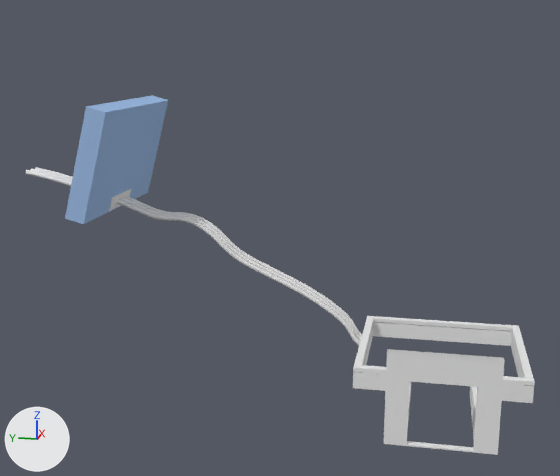
Renders of the Blender file Assets/models/cave/room02/room02h.blend from each side of a commit.
Rendered twice from a camera (50 mm lens) standing at (-276.8, -168.3, -18.4) and looking at (-203.3, -153.6, -36.8). The axes (+X, +Y, +Z) are drawn at lower left. The lights are the same throughout.

The first picture shows 'glass_wall', 'half_wall.000', 'half_wall.001', 'miner_wire.000', 'miner_wire.001', 'miner_wire.002', 'taurus_frame'.
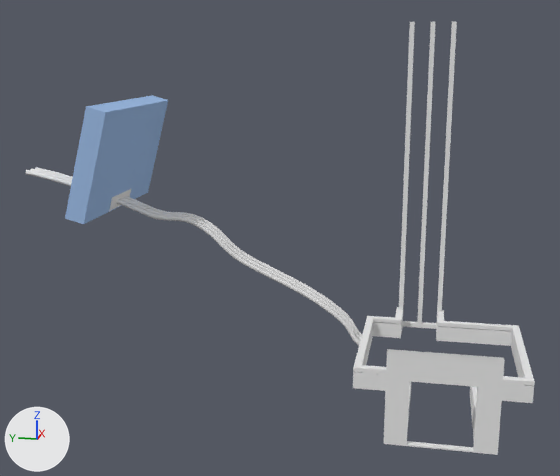
Edits to the scene script, one JSON object a line:
```json
{"op": "add", "block": "mat_astrology_door_frame_004", "code": ["mat_astrology_door_frame_004 = diffuse_material('astrology_door_frame.004')", "mat_astrology_door_frame_004.base_color = (0.8, 0.8, 0.8)  # white #e7e7e7"]}
{"block": "me_cube_001", "where": "# used by ob_half_wall_001; location = (-199.39, -170.03, -47.87); rotation_euler = (0.0, 0.0, 1.571), in degrees (0, 0, 90)"}
{"op": "remove", "block": "me_cube_001", "code": "me_cube_001.from_pydata(...)  # 303 vertices, 226 faces; spans x -7.5..7.7, y -7.6..7.6, z -2.7..-0.5"}
{"op": "add", "block": "me_cube_001", "code": "me_cube_001.from_pydata(...)  # 368 vertices, 244 faces, 7 loose edges; spans x -9.4..7.7, y -8.9..7.6, z -2.7..9.0"}
{"block": "me_cube_001", "change": "me_cube_001 part 1"}
{"block": "me_cube_001", "change": "20 vertices are removed from x -7.4..7.6, y -7.6..-6.8, z -2.7..-0.5"}
{"block": "me_cube_001", "change": "31 faces are deleted"}
{"block": "me_cube_001", "change": "2 vertices move from x 2.7..6.1, y -6.9, z -2.7 to x 4.5..4.7, y -6.8, z -2.7"}
{"block": "me_cube_001", "change": "52 vertices are added at x -7.5..7.7, y -7.6..6.9, z -2.7..-0.5"}
{"block": "me_cube_001", "change": "11 new vertices lie (1.2, 0.0, 0.0) away from vertices in x -0.7, y -7.6..-6.8, z -2.7..-0.5"}
{"block": "me_cube_001", "change": "7 new vertices lie (-1.4, 0.0, 0.0) away from vertices in x 6.1, y -7.6..-6.8, z -1.0..-0.5"}
{"block": "me_cube_001", "change": "14 new vertices lie (0.0, 0.7, 0.0) away from vertices in x -7.5..7.7, y -7.6..6.9, z -2.7..-0.5"}
{"block": "me_cube_001", "change": "7 loose edges are added"}
{"block": "me_cube_001", "change": "49 new faces join them, smooth"}
{"op": "add", "block": "me_cube_027", "code": ["me_cube_027 = bpy.data.meshes.new('Cube.027')", "me_cube_027.from_pydata(...)  # 56 vertices, 44 faces; spans x -1.2..2.6, y -2.5..2.5, z -22.1..12.7", "me_cube_027.materials.append(mat_astrology_door_frame_004)  # its picture is missing"]}
{"op": "add", "block": "me_cube_009", "code": ["me_cube_009 = bpy.data.meshes.new('Cube.009')", "me_cube_009.from_pydata(...)  # 86 vertices, 50 faces; spans x -2.38..2.19, y -2.74..2.74, z -1.52..0.64", "me_cube_009.polygons.foreach_set('use_smooth', [True] * 50)", "me_cube_009.materials.append(mat_astrology_door_frame)  # its picture is missing"]}
{"op": "add", "block": "ob_room02h_lift_frame", "code": ["ob_room02h_lift_frame = bpy.data.objects.new('room02h_lift_frame', me_cube_027)", "ob_room02h_lift_frame.location = (-190.59, -167.48, -28.41)"]}
{"op": "add", "block": "ob_half_wall_004", "code": ["ob_half_wall_004 = bpy.data.objects.new('half_wall.004', me_cube_009)", "ob_half_wall_004.location = (-190.18, -167.48, -49.03)", "_m = ob_half_wall_004.modifiers.new('EdgeSplit', 'EDGE_SPLIT')"]}
```

Where the change shows, as pixel boxes (x1, y1, x2, y2) in the pictures (560 x 476 px):
```json
{"object": "room02h_lift_frame", "change": "added", "after": [399, 22, 457, 334]}
{"object": "half_wall.004", "change": "added", "after": [395, 307, 444, 335]}
{"part": 1, "of": "me_cube_001", "change": "built on", "before": [387, 317, 448, 341], "after": [387, 317, 448, 341]}
```
